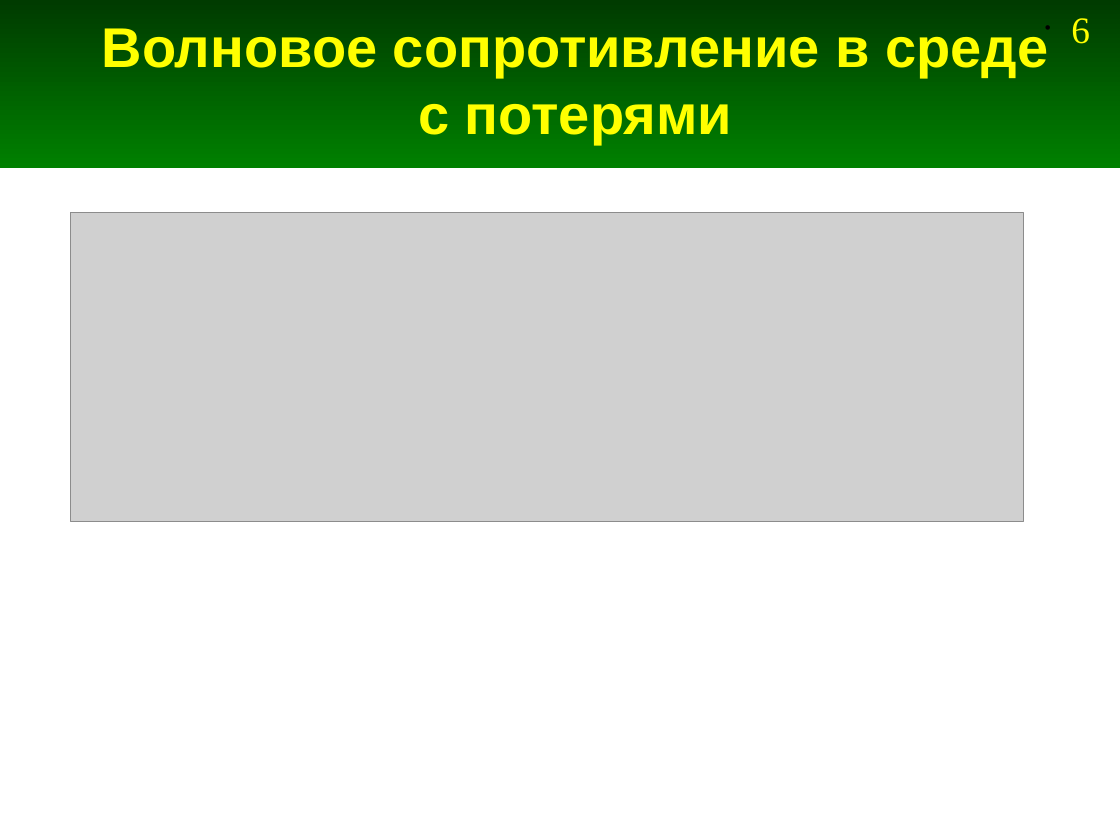
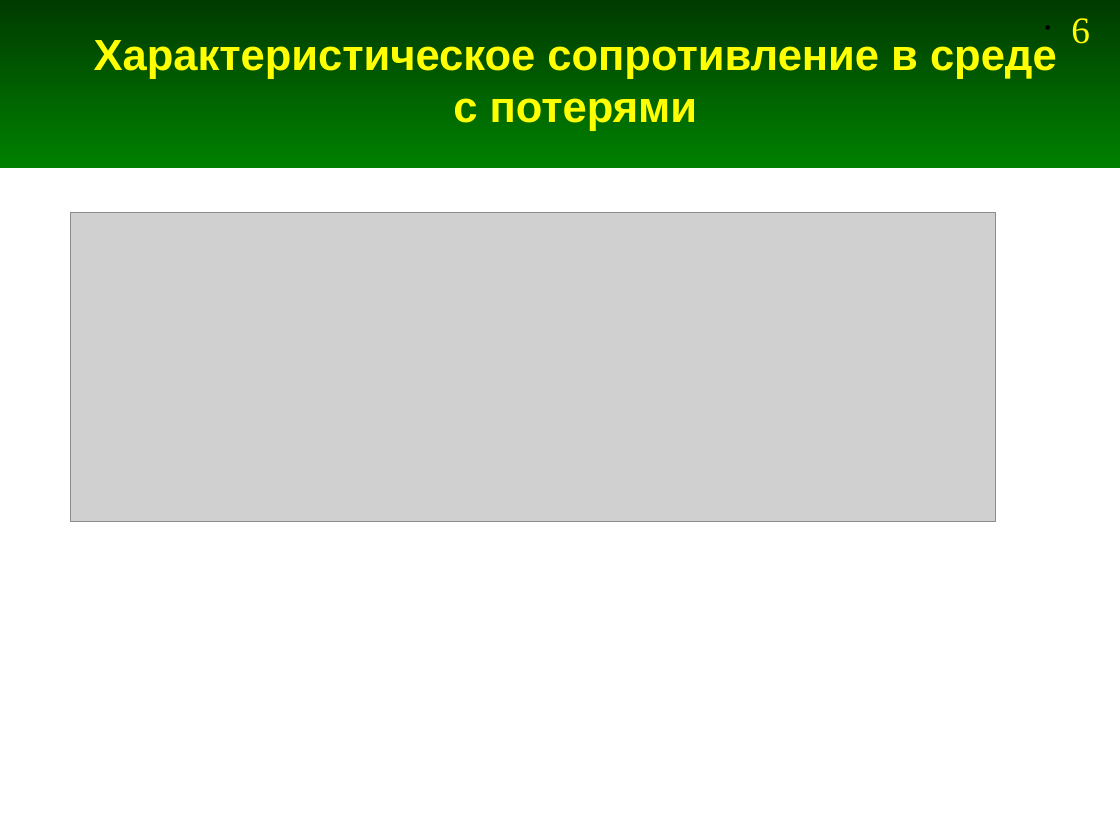
Before and after one commit to Jenyay/modelling, a slide deck: slide 6 of presentations/08. FDTD-1D PML.odp. Drawn at 1120x840 pixels with LibreOffice and Linux fonts; fonts in the diff are those of the drawing; grey boxes stand for pictures. Boxes give left, top, right and bottom in pixels: in the first picture for what was removed or moved away, otherwise in the second. Text is boxed around its words. In the diff, an @@ line names an element or a change of style, - is before the commit and + after.

```diff
--- a/presentations/08. FDTD-1D PML.odp
+++ b/presentations/08. FDTD-1D PML.odp
@@ title at [94, 40, 1057, 131]: text changed; size 36 to 28 pt @@
-Волновое сопротивление в среде с потерями
+Характеристическое сопротивление в среде с потерями
@@ picture: place and size @@
-picture at [71, 213, 1024, 522]
+picture at [71, 213, 996, 522]
```
Also in this commit, not shown: 3 other slides changed, 5 other files.
